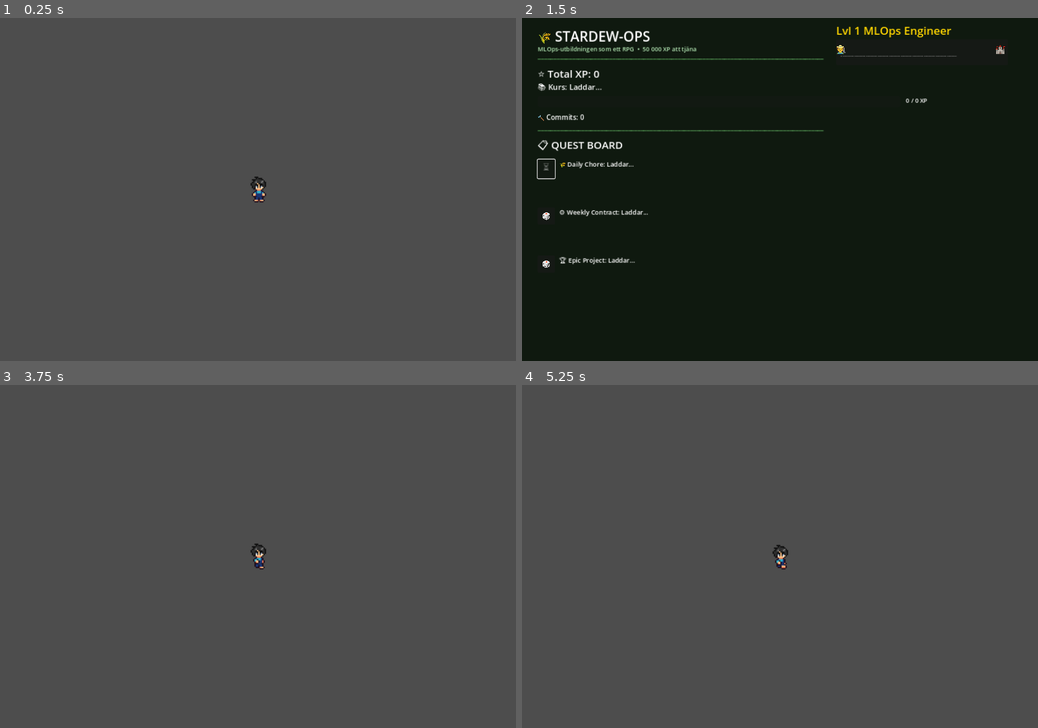
Above: before the commit, frames 1-4 (two rows, left to right).
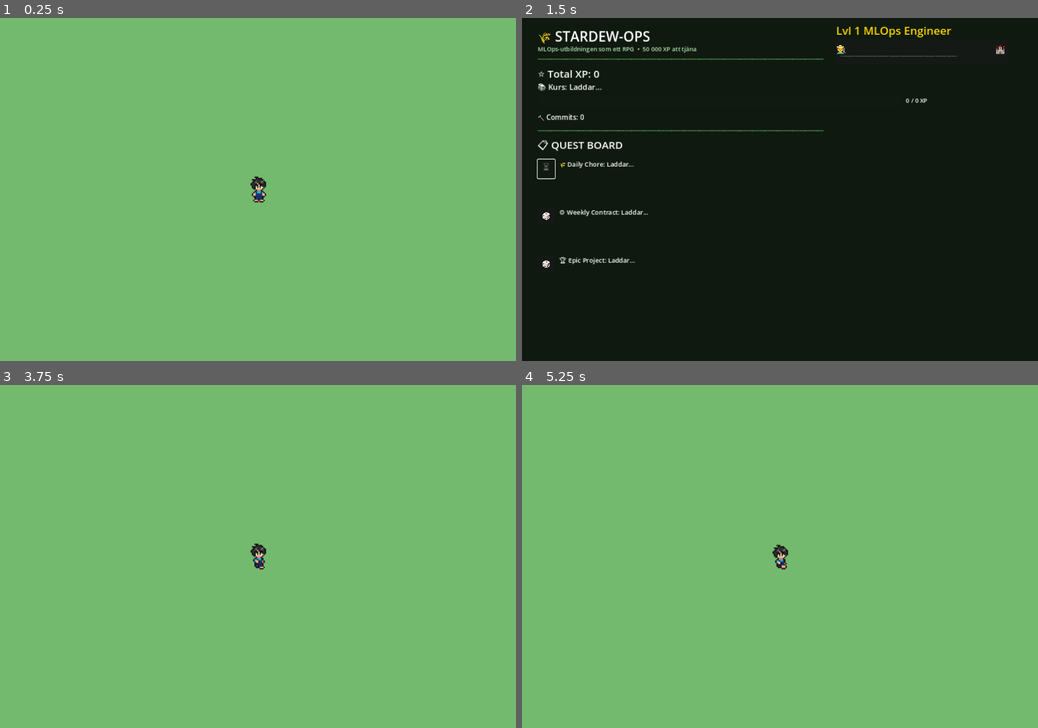
Above: after the commit, the same moments.

Repository: asneH23/stardew-ops
Game: Godot game, scene res://scenes/Main.tscn
The game is run twice, just before and just after one commit, with the same random seed, the same clock (stepped at 60 frames per second) and the same inputs.
Inputs:
- Up to frame 1 (0.25 s): no input
- Up to frame 2 (1.5 s): tap Enter at 0.5 s; hold Right (ui_right) 0.53-1.25 s; tap Tab at 0.6 s; click "🎲" at 1.25 s
- Up to frame 3 (3.75 s): click "🎲" at 2 s; click "🎲" at 2.75 s; tap Space at 3.5 s; hold Down (ui_down) from 3.53 s (still down); tap Tab at 3.6 s
- Up to frame 4 (5.25 s): tap Enter at 4.25 s; release Down (ui_down) at 4.28 s; hold Right (ui_right) 4.28-5.03 s; tap Tab at 4.35, 5.1 s; tap Space at 5 s; hold Up (ui_up) from 5.03 s (still down)

The runs differ from the first frame. In frame 1, 100% of the frame differs, in the area x 0-100%, y 0-100%; in frame 2, nothing differs; in frame 3, 100%; in frame 4, 100%.

Commit message:
fix(godot): restore green fallback background and widen crop slice area

Diff:
--- a/godot/scenes/Main.tscn
+++ b/godot/scenes/Main.tscn
@@ -25,7 +25,7 @@
 offset_top = -1000.0
 offset_right = 2000.0
 offset_bottom = 2000.0
-color = Color(0.36, 0.65, 0.35, 0)
+color = Color(0.45, 0.73, 0.43, 1)
 
 [node name="FarmMap" type="TileMapLayer" parent="."]
 offset_right = 1200.0
--- a/godot/scripts/GameManager.gd
+++ b/godot/scripts/GameManager.gd
@@ -145,7 +145,7 @@
 
 	# Skär ut en 16x16 gröda baserat på XP (flyttar rutan längs X-axeln)
 	var crop_index = (total_xp / 50) % 5
-	crop.region_rect = Rect2(crop_index * 16, 48, 16, 16)
+	crop.region_rect = Rect2(0, 0, 32, 32)
 	crop.scale = Vector2(2, 2)
 
 	# Plantera vid spelarens fötter
@@ -165,7 +165,7 @@
 			var tile = Sprite2D.new()
 			tile.texture = grass_texture
 			tile.region_enabled = true
-			tile.region_rect = Rect2(0, 0, 16, 16) # Högst upp till vänster är oftast standardgräs
+			tile.region_rect = Rect2(16, 16, 16, 16) # Högst upp till vänster är oftast standardgräs
 			tile.scale = Vector2(2, 2)
 			tile.position = Vector2(x * 32, y * 32)
 			tile.z_index = 1 # Längst bak
